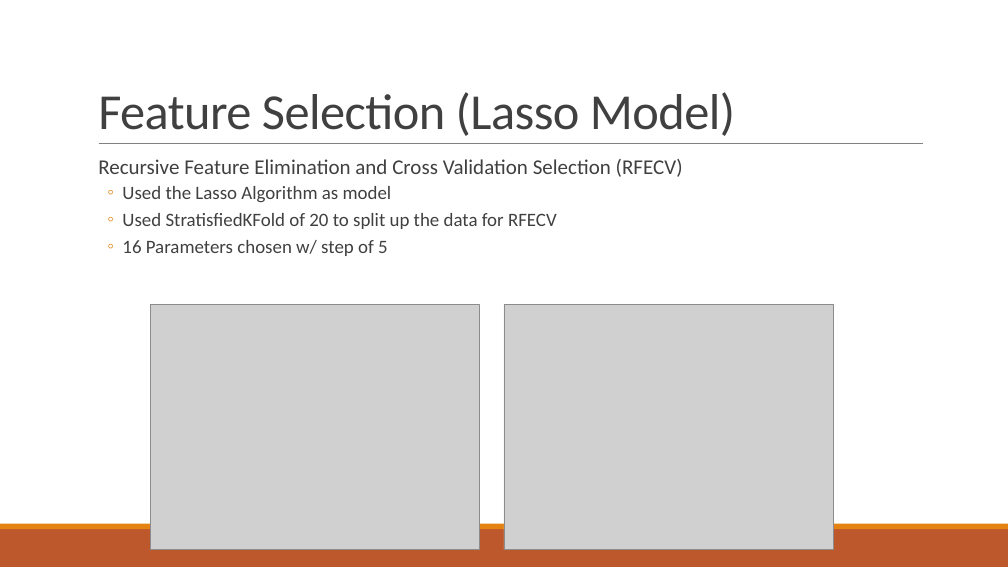
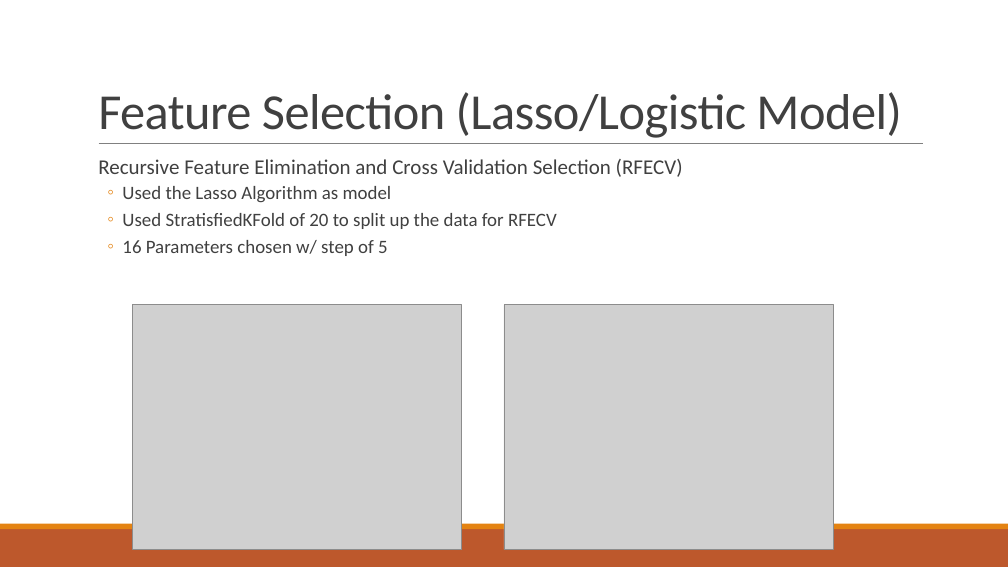
Before and after one commit to suong4554/Machine-Learning-Poly-U, a slide deck: slide 8 of Presentation.pptx. Drawn at 1008x567 pixels with LibreOffice and Linux fonts; fonts in the diff are those of the drawing; grey boxes stand for pictures. Boxes give left, top, right and bottom in pixels: in the first picture for what was removed or moved away, otherwise in the second. Text is boxed around its words. In the diff, an @@ line names an element or a change of style, - is before the commit and + after.

```diff
--- a/Presentation.pptx
+++ b/Presentation.pptx
@@ title at [98,92,901,138]: text changed @@
-Feature Selection (Lasso Model)
+Feature Selection (Lasso/Logistic Model)
@@ picture: place and size @@
-picture at [150,305,479,550]
+picture at [133,305,462,550]
```
Also in this commit, not shown: 6 other slides changed, 1 slide added, 1 slide removed, 7 other files.
